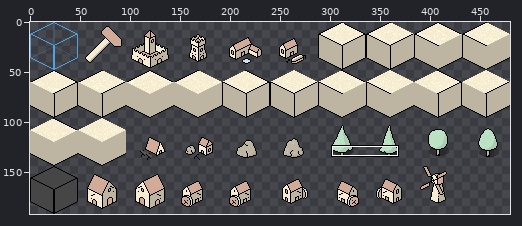
A sprite sheet gets an edit: data/gfx/paper/full_48x48.png. Above, an overview of the earlier version with the close-up marked.
Close-up. Before:
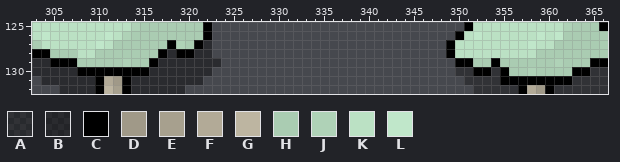
The file is 480x192 pixels. Pixels under 10% opacity are left out. Colours within 5 levels of each other are drawn and written as one. Shown: x 303..366, y 125..132.
Palette (. is transparent): A #0000004d  B #00000066  C #000000  D #a09988  E #a7a08e  F #b2aa97  G #bdb5a1  H #aaccb2  J #afd2b7  K #bbe1c4  L #c0e7ca
Pixels before, first column x 303:
125 KKKKKKKKKKKJHHHHHHHC............................CKKKKKKKKKKJHHHC
126 KLKKKKKKLKJHHHHHHHHC...........................CKLKKKKKKLKLHHHHH
127 HKKKKKKLKHHHHHHCJHCB..........................CKKKKKKKKLKKHHHHHH
128 CCHHHKKHHHHHHHCBCCBB..........................CKKKKKKKKKHHHHHHHH
129 BBCCCHHHHHJHHCBBBBBBB..........................CCHHCHHHHHHJHHHCC
130 BBBBBCCCCCCCCBBBBBBB...........................AACCACHHJHHHHCCAA
131 .BBBBBBCFDCBBBBBBBB.............................AAAACCCCCCCCAAAA
132 ...BBBBCGECBBBBBB................................AAAAACFDCAAAAAA
New version:
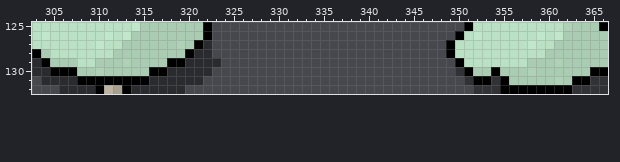
The edit:
{"y":125,"x":314,"old":"J","new":"L"}
{"y":126,"x":313,"old":"J","new":"L"}
{"y":127,"x":303,"old":"H","new":"K"}
{"y":127,"x":312,"old":"H","new":"K"}
{"y":127,"x":318,"old":"C","new":"H"}
{"y":128,"x":304,"old":"CHHH","new":"HKKK"}
{"y":128,"x":310,"old":"HH","new":"KK"}
{"y":128,"x":317,"old":"CBC","new":"HHH"}
{"y":128,"x":359,"old":"H","new":"K"}
{"y":129,"x":304,"old":"BCCCHH","new":"CHHHKK"}
{"y":129,"x":316,"old":"CBBB","new":"HHCC"}
{"y":129,"x":351,"old":"CHHCHHH","new":"KKKKKKK"}
{"y":129,"x":365,"old":"CC","new":"HH"}
{"y":130,"x":305,"old":"BBBCCCCCCCCBB","new":"CCCHHJHHHHHCC"}
{"y":130,"x":351,"old":"ACCAC","new":"CHHCH"}
{"y":130,"x":363,"old":"CCAA","new":"HHCC"}
{"y":131,"x":308,"old":"BB","new":"CC"}
{"y":131,"x":311,"old":"FD","new":"CC"}
{"y":131,"x":314,"old":"BB","new":"CC"}
{"y":131,"x":352,"old":"AA","new":"CC"}
{"y":131,"x":356,"old":"CCCCCCCAA","new":"HHHHHJHCC"}
{"y":132,"x":355,"old":"AA","new":"CC"}
{"y":132,"x":358,"old":"FD","new":"CC"}
{"y":132,"x":361,"old":"AA","new":"CC"}
{"label":"changed","picture_box":[32,22,185,85]}
{"label":"changed","picture_box":[464,49,608,94]}
